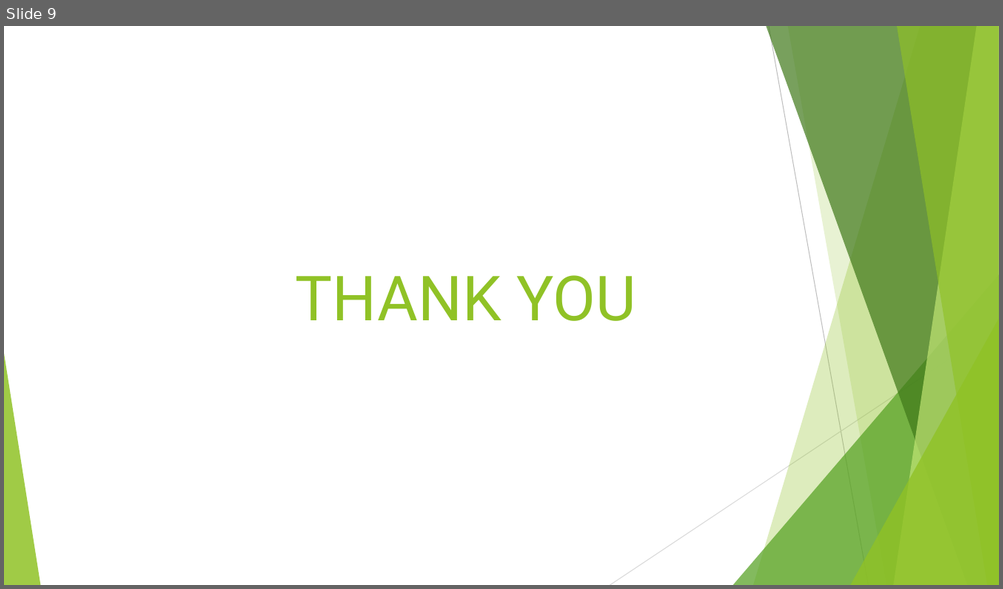
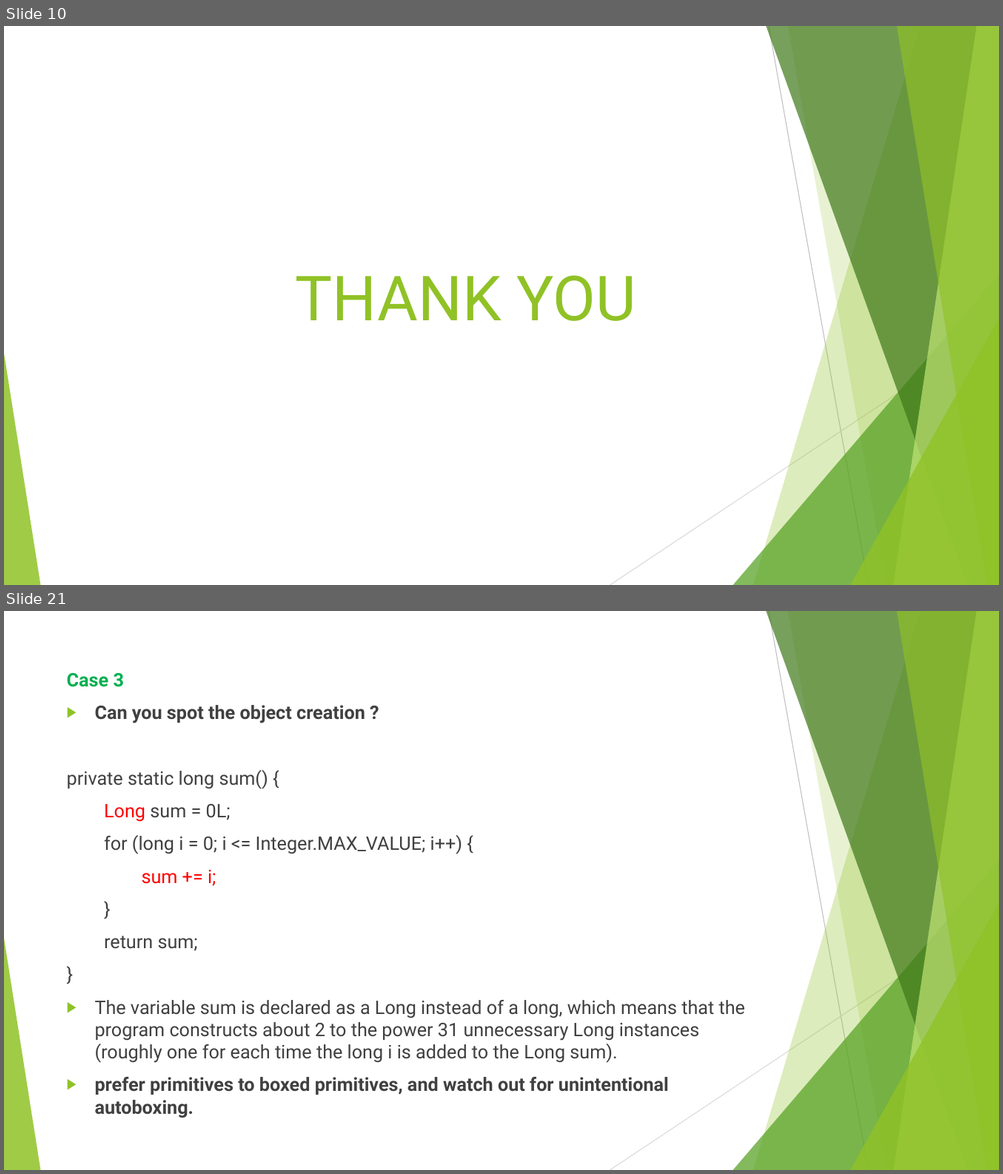
Before and after one commit to chinthanabt/EffectiveJava, a slide deck: EffectiveJava.pptx. Shown one above the other, each under a label of ours: slide 9 before the commit, slides 10 and 21 after it; the slides between them are not shown. The pictures are 1003x589 and 1003x1174 pixels, drawn with LibreOffice and Linux fonts; fonts in the diff are those of the drawing. Boxes give left, top, right and bottom in pixels: in the first picture for what was removed or moved away, otherwise in the second. Text is boxed around its words. In the diff, an @@ line names an element or a change of style, - is before the commit and + after.

```diff
--- a/EffectiveJava.pptx
+++ b/EffectiveJava.pptx
@@ slide 21 added at (4,611,999,1170), background #FFFFFF; not listed: 10 template elements that a slide beside it also shows @@
@@ text added at (67,673,745,1095), 18 pt, text #404040 @@
+Case 3
+▶ Can you spot the object creation ?
+private static long sum() {
+Long sum = 0L;
+for (long i = 0; i <= Integer.MAX_VALUE; i++) {
+sum += i;
+}
+return sum;
+}
+▶ The variable sum is declared as a Long instead of a long, which means that the program constructs about 2 to the power 31 unnecessary Long instances (roughly one for each time the long i is added to the Long sum).
+▶ prefer primitives to boxed primitives, and watch out for unintentional autoboxing.
@@ what was slide 9 is now slide 10 @@
```
Also in this commit, not shown: 11 other slides added.
